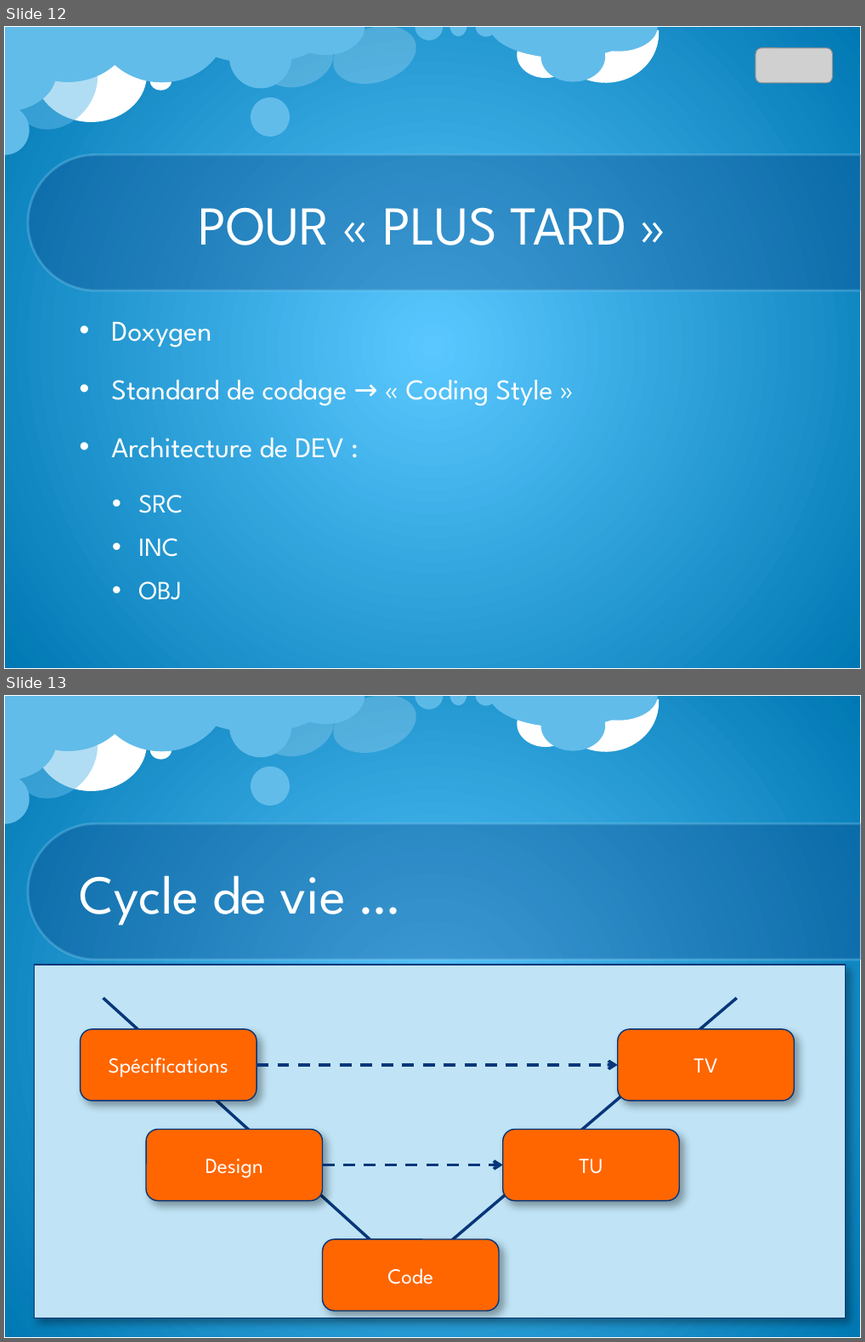
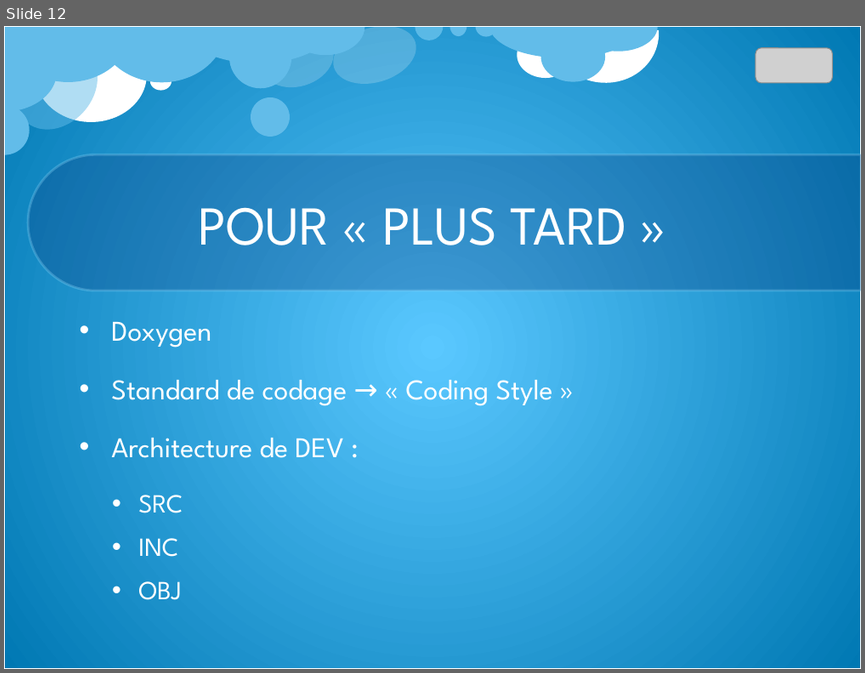
Before and after one commit to Qt-Widgets/PROJET_Drone, a slide deck: cr/CR_vendredi_20_09_13.pptx. Shown one above the other, each under a label of ours: slides 12 and 13 before the commit, slide 12 after it. The pictures are 865x1342 and 865x673 pixels, drawn with LibreOffice and Linux fonts; fonts in the diff are those of the drawing; grey boxes stand for pictures; background and template pictures are left out. Boxes give left, top, right and bottom in pixels: in the first picture for what was removed or moved away, otherwise in the second. Text is boxed around its words. In the diff, an @@ line names an element or a change of style, - is before the commit and + after.

```diff
--- a/cr/CR_vendredi_20_09_13.pptx
+++ b/cr/CR_vendredi_20_09_13.pptx
@@ slide 13 removed at (x1=4, y1=695, x2=861, y2=1338), background picture (left out); not listed: 23 template elements that a slide beside it also shows @@
@@ title removed at (x1=80, y1=875, x2=346, y2=925) @@
-Cycle de vie …
@@ rectangle removed at (x1=34, y1=965, x2=845, y2=1318) @@
@@ line removed from (103, 998) to (410, 1275) @@
@@ line removed from (737, 998) to (410, 1275) @@
@@ rounded rectangle removed at (x1=80, y1=1029, x2=256, y2=1100) @@
-Spécifications
@@ rounded rectangle removed at (x1=618, y1=1029, x2=794, y2=1100) @@
-TV
@@ arrow removed from (256, 1064) to (618, 1064) @@
@@ rounded rectangle removed at (x1=146, y1=1129, x2=323, y2=1200) @@
-Design
@@ rounded rectangle removed at (x1=503, y1=1129, x2=679, y2=1200) @@
-TU
@@ arrow removed from (323, 1164) to (503, 1164) @@
@@ rounded rectangle removed at (x1=323, y1=1239, x2=500, y2=1310) @@
-Code
```
Also in this commit, not shown: 1 slide changed, 3 other files.
